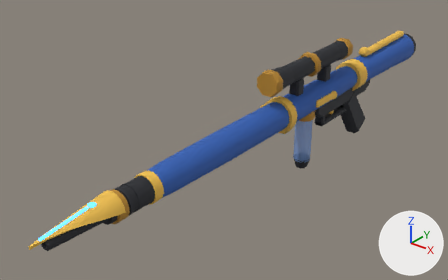
A saved change to the glTF model roblox/assets/weapons-kit/w_dmr@dmr_pen.glb.
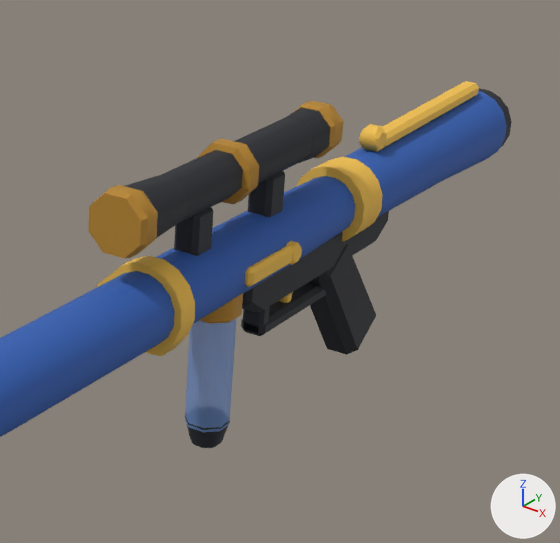
The first picture shows the older version from a camera (50 mm lens) standing at (0.807, -1.396, 0.659) and looking at (-0.104, -0.258, -0.046). The close-ups show the older and then the newer version on the part from 50% to 97% of the width and 0% to 73% of the height of that picture. Only the edits that show in the close-ups are written down. Lighting does not change. The marker at lower right points along +X, +Y and +Z. Vertices at exactly the same position are counted once.

In view in the first close-up: 'band_wzN__gold__pf2c14e', 'body_wzA__lacq__p2f5fb3', 'charge_wzN__gold__pf2c14e', 'frame_wzB__dark__p24262c', 'grip_wzB__dark__p24262c', 'guard_wzB__dark__p24262c', 'mag_wzN__ink__g7ea6e68c', 'mount_wzB__dark__p24262c', 'scope_wzB__dark__p24262c', 'scope_wzN__goldd__pb8862b', 'stock_wzA__lacq__p2f5fb3', 'stock_wzN__gold__pf2c14e' and 4 more.
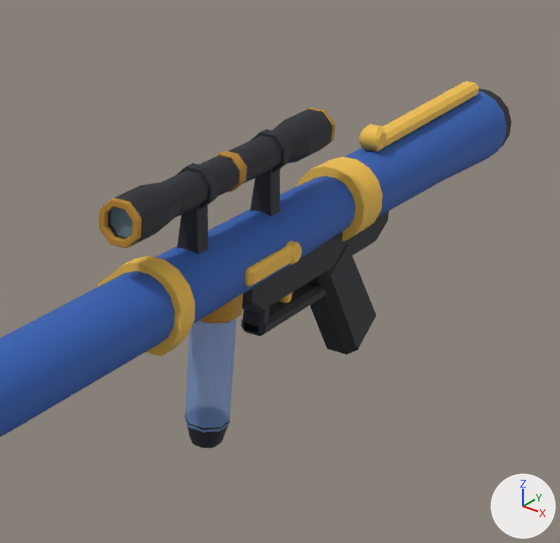
Changed parts and their boxes [x1, y1, x2, y2] in the close-ups (560 x 543 px):
'scope_wzB__dark__p24262c', reshaped
    before: [125, 108, 330, 238]
    after: [108, 109, 332, 254]
'scope_wzN__goldd__pb8862b', reshaped (8% narrower, 11% shorter)
    before: [88, 101, 344, 258]
    after: [99, 108, 335, 248]
'mount_wzB__dark__p24262c', deleted (black)
    before: [174, 171, 285, 256]
'lens_wzN__lens__g7f99a8a6', added
    after: [111, 207, 133, 238]
part 1 of me_scope_wzb__dark__p24262c, added (black)
    after: [176, 163, 218, 209]
part 2 of me_scope_wzb__dark__p24262c, added (black)
    after: [251, 129, 290, 173]
part 3 of me_scope_wzb__dark__p24262c, rebuilt
    before: [125, 175, 188, 238]
    after: [108, 185, 168, 246]
part 4 of me_scope_wzb__dark__p24262c, rebuilt
    before: [287, 108, 330, 163]
    after: [285, 109, 332, 161]
part 5 of me_scope_wzb__dark__p24262c, rebuilt (49% narrower, 41% shorter)
    before: [160, 117, 313, 224]
    after: [161, 155, 239, 218]
part 6 of me_scope_wzb__dark__p24262c, added (black)
    after: [229, 130, 293, 184]
part 7 of me_scope_wzb__dark__p24262c, added (black)
    after: [177, 205, 208, 254]
part 8 of me_scope_wzb__dark__p24262c, added (black)
    after: [250, 169, 280, 216]
part 9 of me_scope_wzn__goldd__pb8862b, added (orange)
    after: [99, 198, 142, 248]
part 10 of me_scope_wzn__goldd__pb8862b, added
    after: [309, 108, 335, 149]
part 11 of me_scope_wzn__goldd__pb8862b, added
    after: [215, 151, 247, 192]
part 12 of me_scope_wzn__goldd__pb8862b, deleted (orange)
    before: [88, 185, 158, 258]
part 13 of me_scope_wzn__goldd__pb8862b, deleted (orange)
    before: [292, 101, 344, 158]
part 14 of me_scope_wzn__goldd__pb8862b, deleted (orange)
    before: [197, 139, 259, 204]

Edits to the bpy script that builds the scene:
```text
Change mat_lens:
    mat_lens.alpha: 1.0 -> 0.65
Change me_scope_wzb__dark__p24262c:
    remove me_scope_wzb__dark__p24262c.from_pydata(...)  # 128 vertices, 244 faces; spans x -0.029..0.029, y -0.215..0.158, z 0.091..0.149
    add me_scope_wzb__dark__p24262c.from_pydata(...)  # 528 vertices, 1024 faces; spans x -0.022..0.022, y -0.209..0.152, z 0.048..0.142
    me_scope_wzb__dark__p24262c part 1: a new loose piece, a torus around y (ring radius 0.02, tube radius 0.006) spanning x -0.021..0.021, y -0.089..-0.077, z 0.099..0.141, in mat_dark (black #24262c)
    me_scope_wzb__dark__p24262c part 2: a new loose piece, a torus around y (ring radius 0.02, tube radius 0.006) spanning x -0.021..0.021, y 0.051..0.063, z 0.099..0.141, in mat_dark (black #24262c)
    me_scope_wzb__dark__p24262c part 3: the loose piece of 48 vertices spanning x -0.029..0.029, y -0.215..-0.13, z 0.091..0.149 is rebuilt with 48 vertices and now spans x -0.022..0.022, y -0.209..-0.165, z 0.098..0.142
    me_scope_wzb__dark__p24262c part 4: the loose piece of 48 vertices spanning x -0.026..0.026, y 0.1..0.158, z 0.093..0.146 is rebuilt with 48 vertices and now spans x -0.021..0.021, y 0.1..0.152, z 0.099..0.141
    me_scope_wzb__dark__p24262c part 5: the loose piece of 32 vertices spanning x -0.023..0.023, y -0.14..0.11, z 0.097..0.143 is rebuilt with 32 vertices and now spans x -0.017..0.017, y -0.137..-0.031, z 0.103..0.137
    me_scope_wzb__dark__p24262c part 6: a new loose piece of 32 vertices spanning x -0.017..0.017, y -0.019..0.076, z 0.103..0.137, in mat_dark (black #24262c)
    me_scope_wzb__dark__p24262c part 7: a new loose piece of 24 vertices spanning x -0.013..0.013, y -0.093..-0.073, z 0.048..0.103, in mat_dark (black #24262c)
    me_scope_wzb__dark__p24262c part 8: a new loose piece of 24 vertices spanning x -0.013..0.013, y 0.047..0.067, z 0.048..0.103, in mat_dark (black #24262c)
    other edits to the shape of me_scope_wzb__dark__p24262c do not show in these pictures
Change me_scope_wzn__goldd__pb8862b:
    remove me_scope_wzn__goldd__pb8862b.from_pydata(...)  # 96 vertices, 180 faces; spans x -0.031..0.031, y -0.221..0.166, z 0.089..0.151
    add me_scope_wzn__goldd__pb8862b.from_pydata(...)  # 288 vertices, 572 faces; spans x -0.022..0.022, y -0.215..0.158, z 0.098..0.142
    me_scope_wzn__goldd__pb8862b part 9: a new loose piece, a torus around y (ring radius 0.02, tube radius 0.0042) spanning x -0.0222..0.0222, y -0.215..-0.209, z 0.0978..0.1421, in mat_goldd (orange #b8862b)
    me_scope_wzn__goldd__pb8862b part 10: a new loose piece, a torus around y (ring radius 0.0192, tube radius 0.0041) spanning x -0.0213..0.0213, y 0.152..0.158, z 0.0986..0.1413, in mat_goldd (orange #b8862b)
    me_scope_wzn__goldd__pb8862b part 11: a new loose piece of 32 vertices spanning x -0.019..0.019, y -0.031..-0.019, z 0.101..0.139, in mat_goldd (orange #b8862b)
    me_scope_wzn__goldd__pb8862b part 12: the loose piece of 32 vertices spanning x -0.031..0.031, y -0.221..-0.194, z 0.089..0.151 is deleted
    me_scope_wzn__goldd__pb8862b part 13: the loose piece of 32 vertices spanning x -0.028..0.028, y 0.138..0.166, z 0.092..0.148 is deleted
    me_scope_wzn__goldd__pb8862b part 14
    32 vertices are removed from x -0.031..0.031, y -0.035..-0.015, z 0.089..0.149
    60 faces are deleted
Remove ob_mount_wzb__dark__p24262c:
    ob_mount_wzb__dark__p24262c = bpy.data.objects.new('mount_wzB__dark__p24262c', me_mount_wzb__dark__p24262c)
Add ob_lens_wzn__lens__g7f99a8a6:
    ob_lens_wzn__lens__g7f99a8a6 = bpy.data.objects.new('lens_wzN__lens__g7f99a8a6', me_lens_wzn__lens__g7f99a8a6)  # 32 vertices, 56 faces; spans x -0.017..0.017, y -0.204..0.146, z 0.103..0.137; in mat_lens (greyish blue #7f99a8)
    ob_lens_wzn__lens__g7f99a8a6.location = (0.0, 0.0, 0.0)
```
